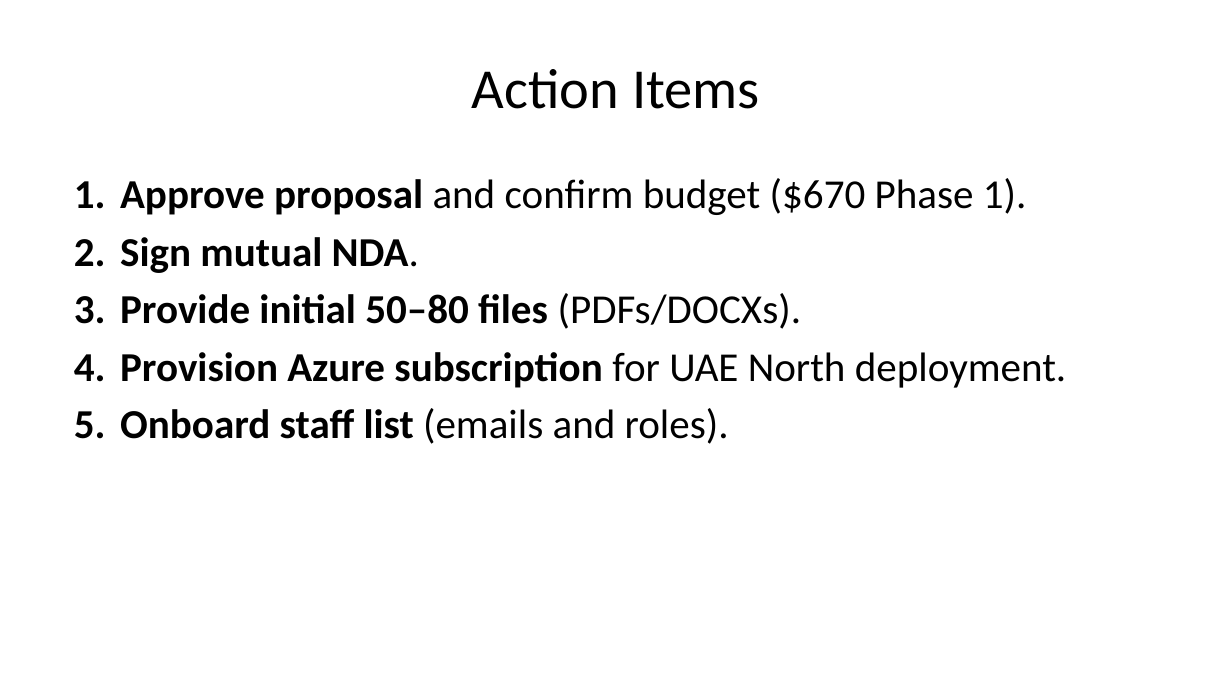
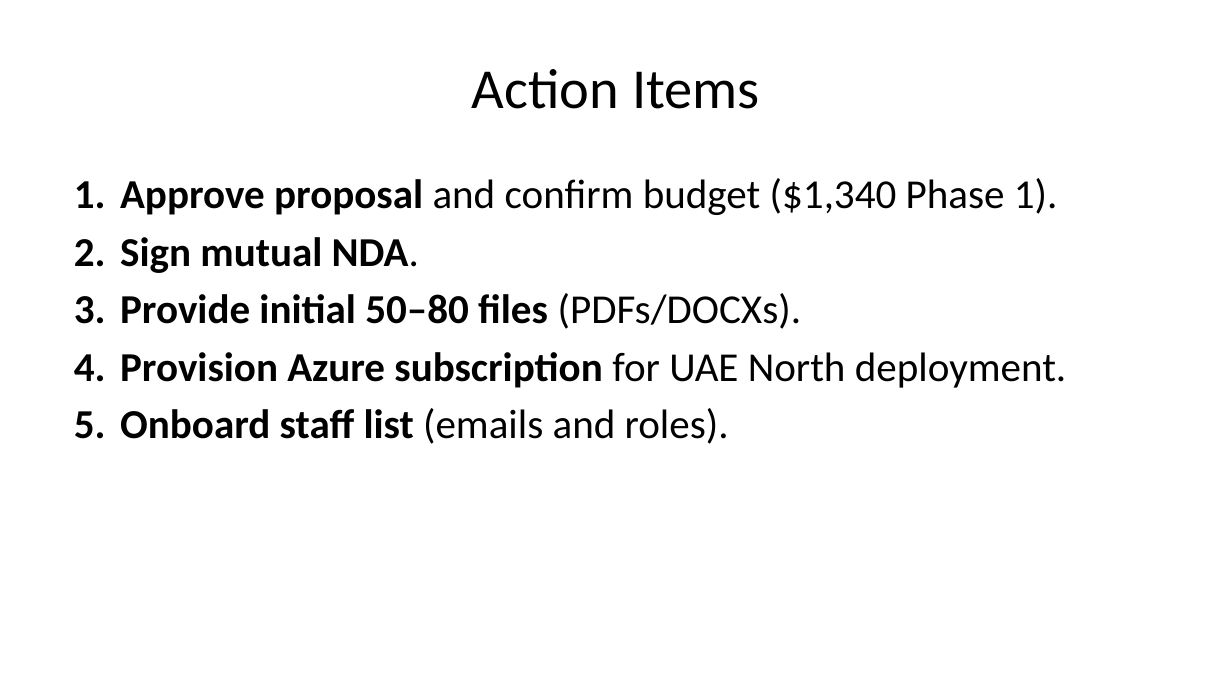
Before and after one commit to igor-kan/quarto-writing, a slide deck: slide 28 of posts/aurora_internal_ai_assistant_proposal_slides.pptx. Drawn at 1232x693 pixels with LibreOffice and Linux fonts; fonts in the diff are those of the drawing. Boxes give left, top, right and bottom in pixels: in the first picture for what was removed or moved away, otherwise in the second. Text is boxed around its words. In the diff, an @@ line names an element or a change of style, - is before the commit and + after.

```diff
--- a/posts/aurora_internal_ai_assistant_proposal_slides.pptx
+++ b/posts/aurora_internal_ai_assistant_proposal_slides.pptx
@@ text at bbox=[120, 178, 1058, 215]: text changed @@
-1. Approve proposal and confirm budget ($670 Phase 1).
+1. Approve proposal and confirm budget ($1,340 Phase 1).
```
Also in this commit, not shown: 2 other slides changed, 8 other files.
